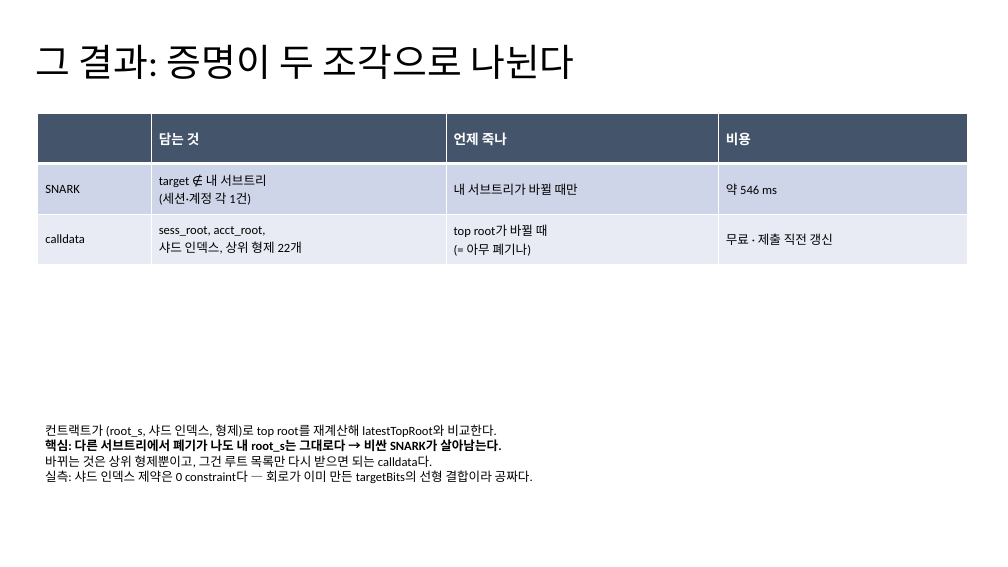
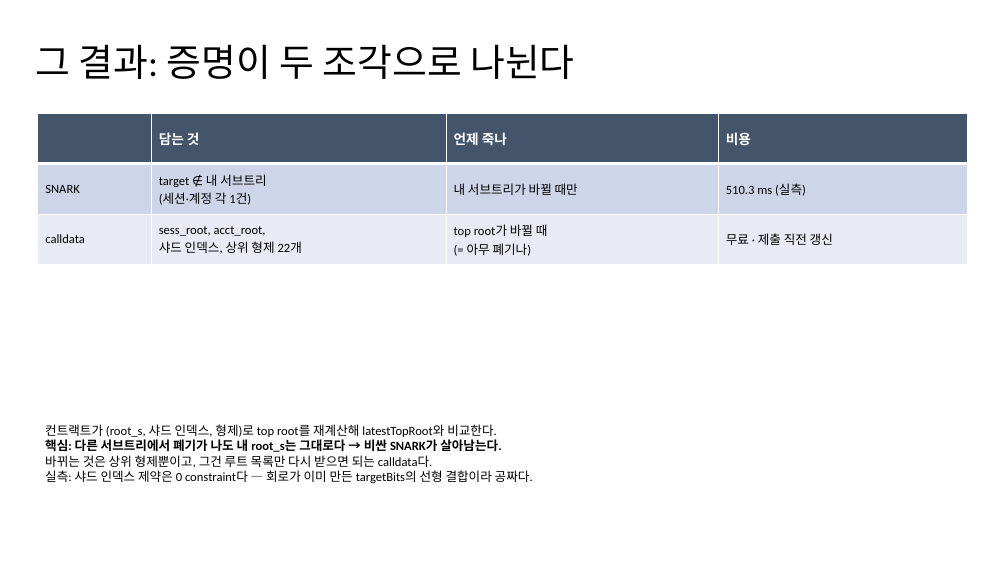
Before and after one commit to mhjung93/google-oidc-demo, a slide deck: slide 5 of documents/260904_revocation_sharding.pptx. Drawn at 1008x567 pixels with LibreOffice and Linux fonts; fonts in the diff are those of the drawing. Boxes give left, top, right and bottom in pixels: in the first picture for what was removed or moved away, otherwise in the second. Text is boxed around its words. In the diff, an @@ line names an element or a change of style, - is before the commit and + after.

```diff
--- a/documents/260904_revocation_sharding.pptx
+++ b/documents/260904_revocation_sharding.pptx
@@ table at (38,113,968,265) @@
-row 2, column 4: 약 546 ms
+row 2, column 4: 510.3 ms (실측)
```
Also in this commit, not shown: 4 other slides changed, 3 other files.
